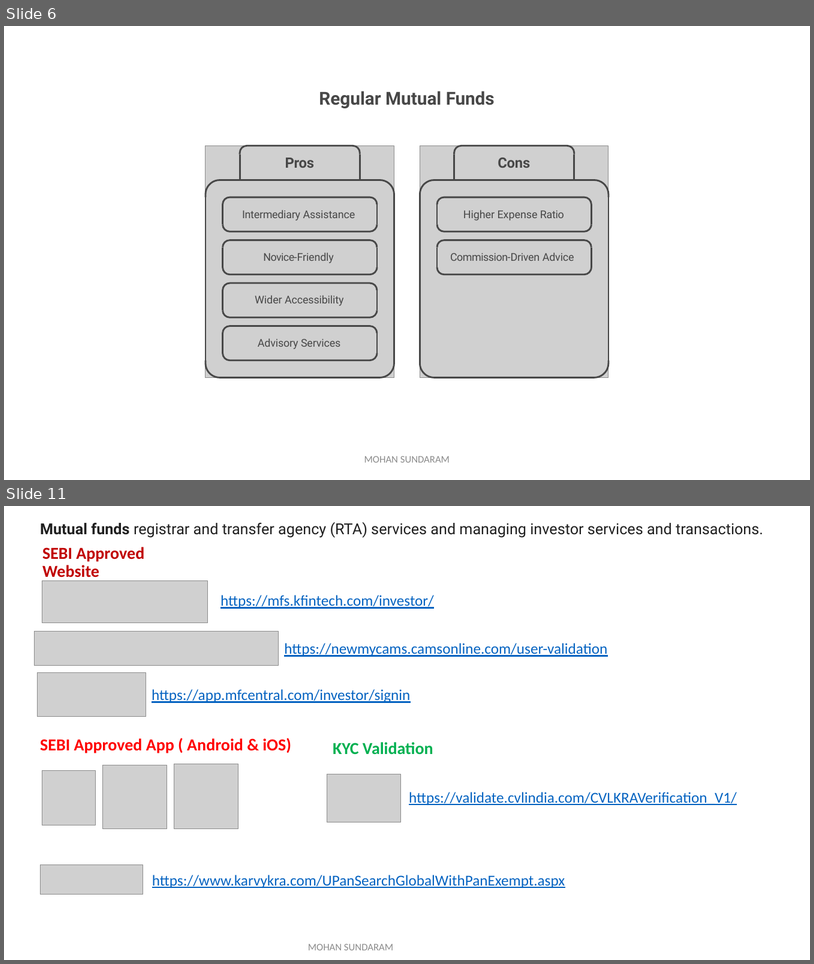
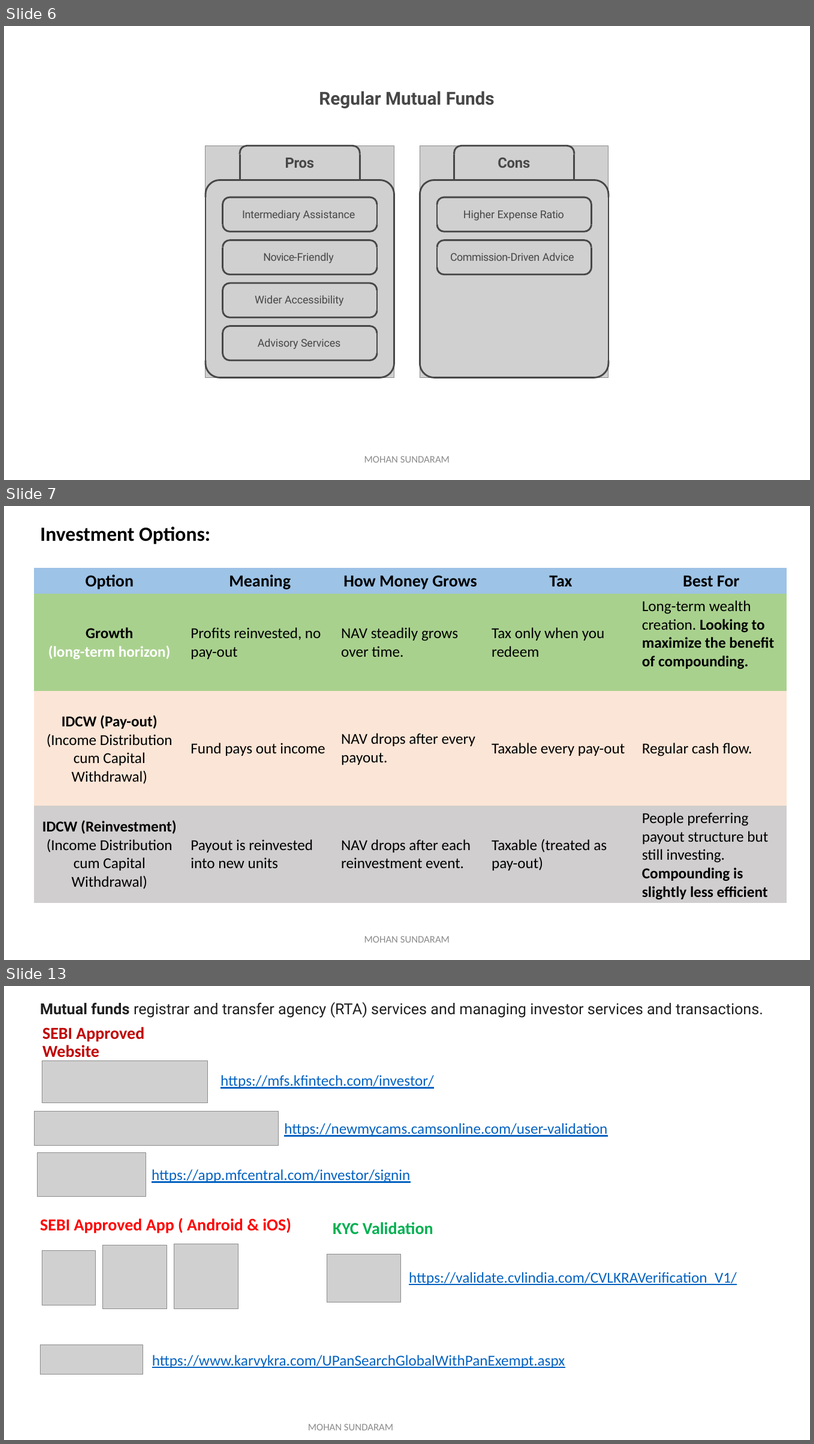
Before and after one commit to mohan4295work/Doc, a slide deck: Mutual Fund.pptx. Shown one above the other, each under a label of ours: slides 6 and 11 before the commit, slides 6, 7 and 13 after it; the slides between them are not shown. The pictures are 814x964 and 814x1444 pixels, drawn with LibreOffice and Linux fonts; fonts in the diff are those of the drawing; grey boxes stand for pictures. Boxes give left, top, right and bottom in pixels: in the first picture for what was removed or moved away, otherwise in the second. Text is boxed around its words. In the diff, an @@ line names an element or a change of style, - is before the commit and + after.

Commit message:
Mutual Fund PPT
Mutual Fund

```diff
--- a/Mutual Fund.pptx
+++ b/Mutual Fund.pptx
@@ slide 7 added at box(4, 506, 810, 960), background #FFFFFF @@
@@ text added at box(40, 526, 210, 544), 24 pt, text #000000, bold @@
+Investment Options:
@@ table added at box(34, 568, 788, 902), 4 rows, 5 columns @@
+Option | Meaning | How Money Grows | Tax | Best For
+Growth / (long-term horizon) | Profits reinvested, no pay-out | NAV steadily grows over time. | Tax only when you redeem | Long-term wealth creation. Looking to maximize the benefit of compounding.
+IDCW (Pay-out) / (Income Distribution cum Capital Withdrawal) | Fund pays out income | NAV drops after every payout. | Taxable every pay-out | Regular cash flow.
+IDCW (Reinvestment) / (Income Distribution cum Capital Withdrawal) | Payout is reinvested into new units | NAV drops after each reinvestment event. | Taxable (treated as pay-out) | People preferring payout structure but still investing. / Compounding is slightly less efficient
@@ text added at box(365, 936, 450, 942), 12 pt, text #8C8C8C @@
+MOHAN SUNDARAM
@@ what was slide 11 is now slide 13 @@
```
Also in this commit, not shown: 8 slides changed, 1 other slide added.
